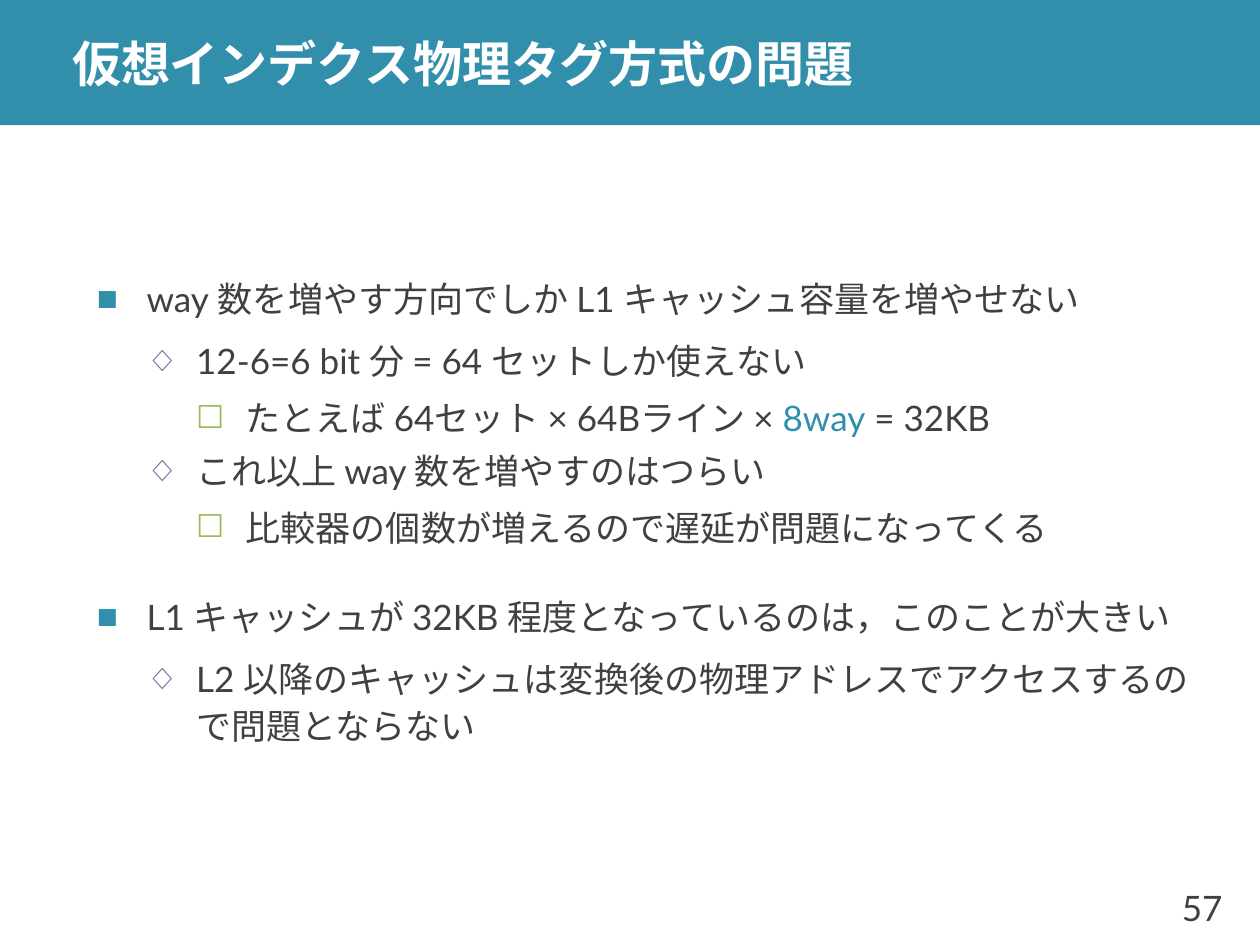
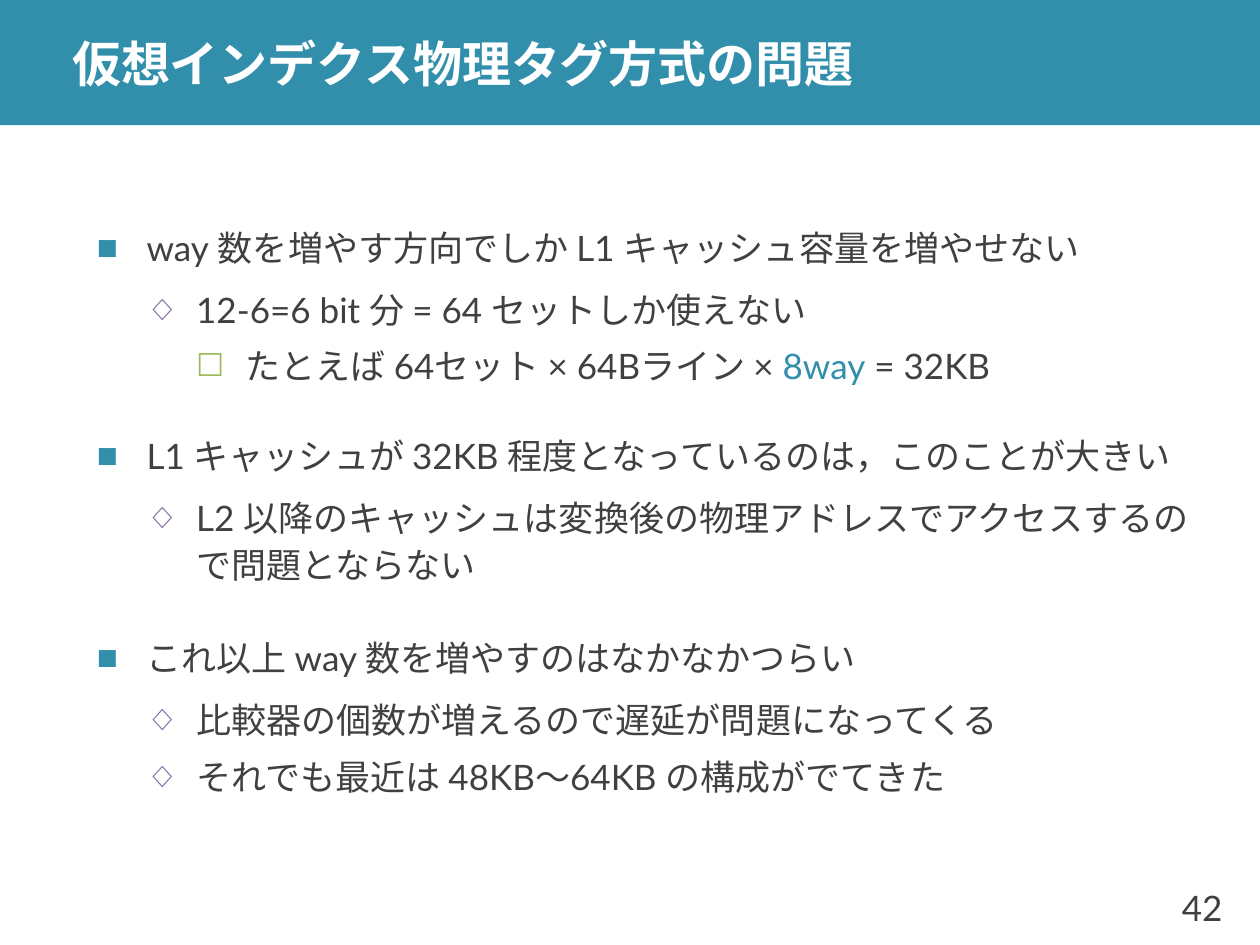
Before and after one commit to shioyadan/advanced-computer-organization, a slide deck: slide 42 of aco-shioya-13.pptx (slide 57 before the commit). Drawn at 1260x945 pixels with LibreOffice and Linux fonts; fonts in the diff are those of the drawing. Boxes give left, top, right and bottom in pixels: in the first picture for what was removed or moved away, otherwise in the second. Text is boxed around its words. In the diff, an @@ line names an element or a change of style, - is before the commit and + after.

```diff
--- a/aco-shioya-13.pptx
+++ b/aco-shioya-13.pptx
@@ text at <box>196,454,1048,544</box>: paragraphs removed @@
-  ◇ これ以上 way 数を増やすのはつらい
-    ☐ 比較器の個数が増えるので遅延が問題になってくる
@@ text at <box>147,641,998,793</box>: paragraphs added @@
+■ これ以上 way 数を増やすのはなかなかつらい
+  ◇ 比較器の個数が増えるので遅延が問題になってくる
+  ◇ それでも最近は 48KB～64KB の構成がでてきた
@@ page number at <box>1182,895,1223,921</box>: text changed @@
-57
+42
```
Also in this commit, not shown: 7 other slides changed, 8 slides added, 14 slides removed, 1 other file.
